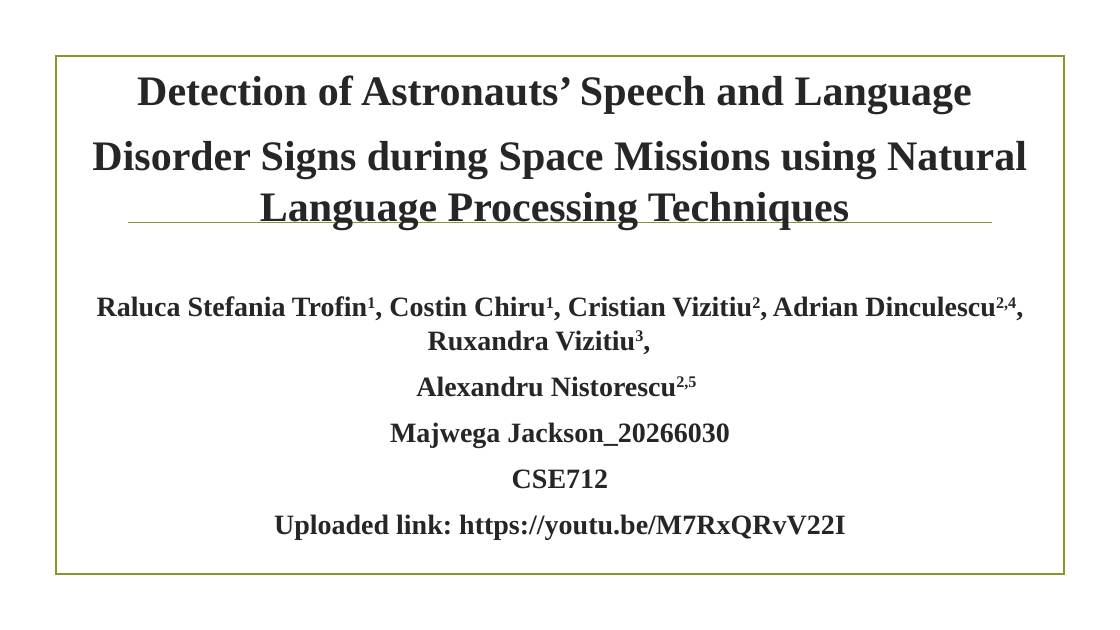
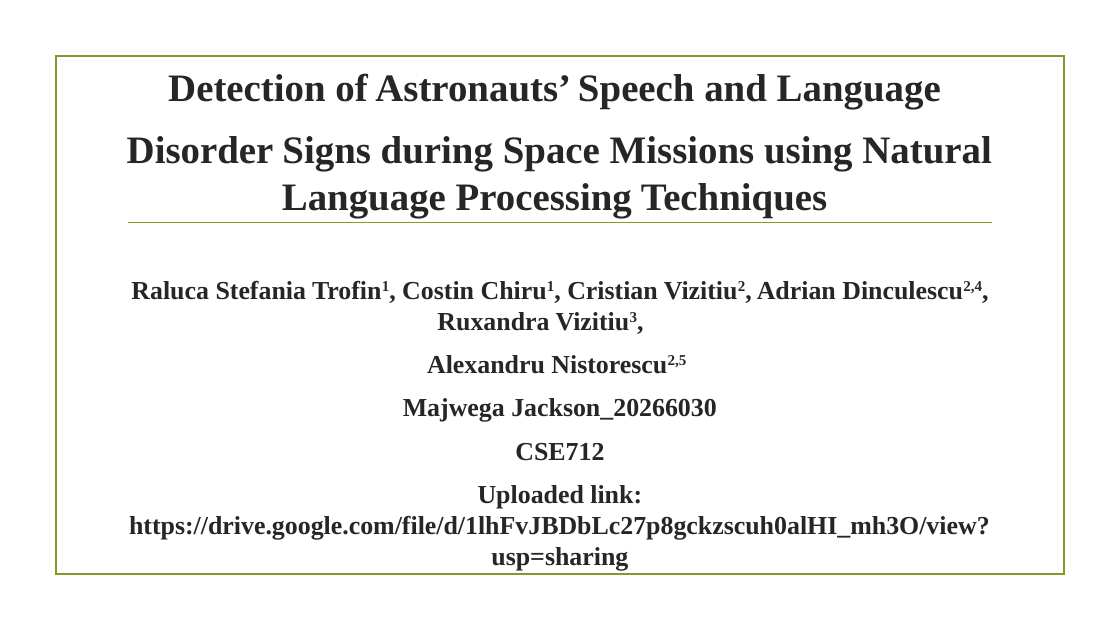
Before and after one commit to JacksonMajwega/CSE712, a slide deck: slide 1 of 6-Bonus/Paper Presentation_ Majwega Jackson_20266030.pptx. Drawn at 1120x630 pixels with LibreOffice and Linux fonts; fonts in the diff are those of the drawing; background and template pictures are left out. Boxes give left, top, right and bottom in pixels: in the first picture for what was removed or moved away, otherwise in the second. Text is boxed around its words. In the diff, an @@ line names an element or a change of style, - is before the commit and + after.

```diff
--- a/6-Bonus/Paper Presentation_ Majwega Jackson_20266030.pptx
+++ b/6-Bonus/Paper Presentation_ Majwega Jackson_20266030.pptx
@@ text at (127,73,991,461): size 36 to 33.3 pt in "Detection of Astronauts’ Speech and Language", "Disorder Signs during Space Missions using Natural ..."; size 24 to 22.2 pt in "Raluca Stefania Trofin1, Costin Chiru1, Cristian Vizitiu2, ...", "Alexandru Nistorescu2,5", "Majwega Jackson_20266030", "CSE712" @@
@@ text at (129,485,990,571): text changed; size 24 to 22.2 pt @@
-Uploaded link: https://youtu.be/M7RxQRvV22I
+Uploaded link: https://drive.google.com/file/d/1lhFvJBDbLc27p8gckzscuh0alHI_mh3O/view?usp=sharing
```
Also in this commit, not shown: 1 other file.
